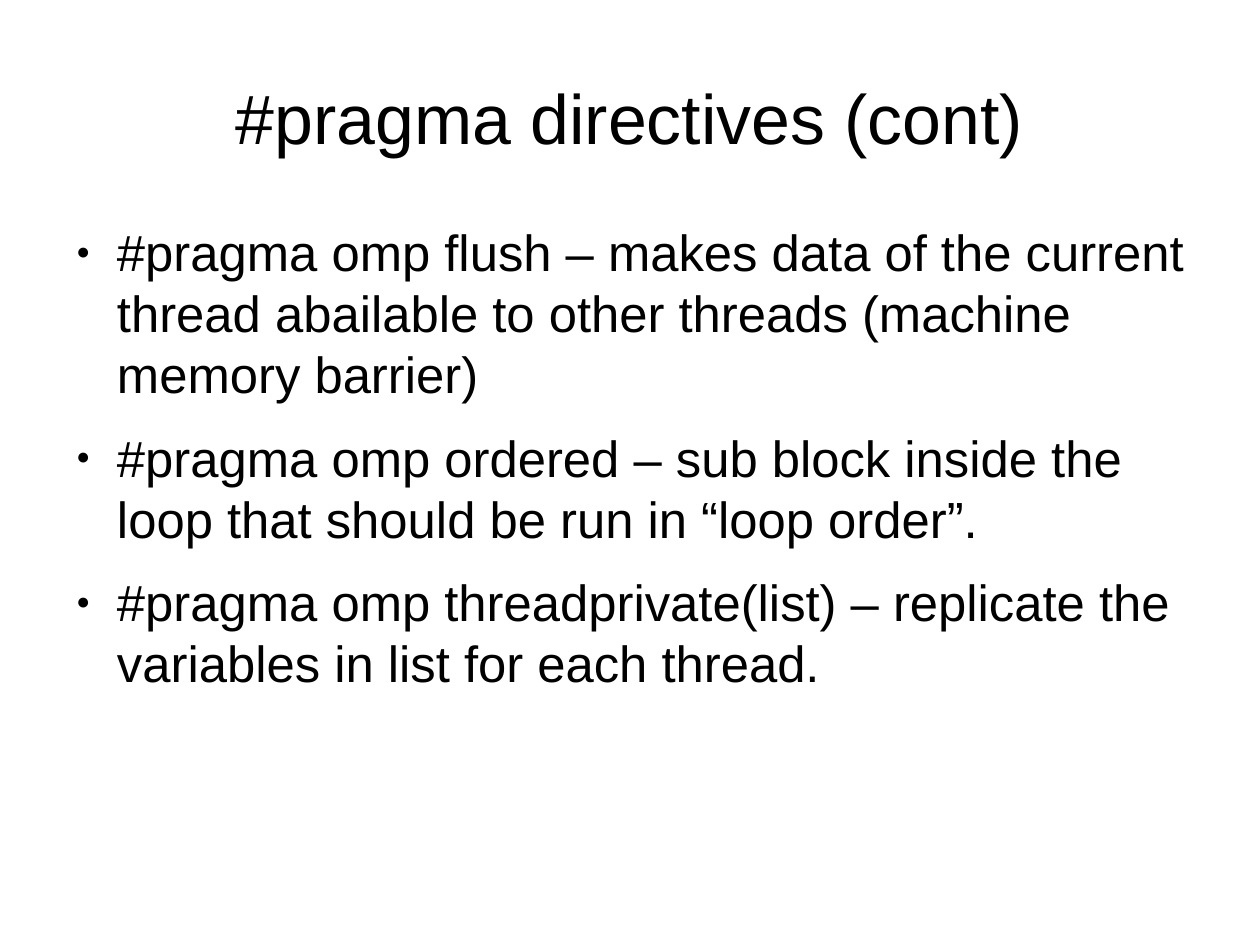
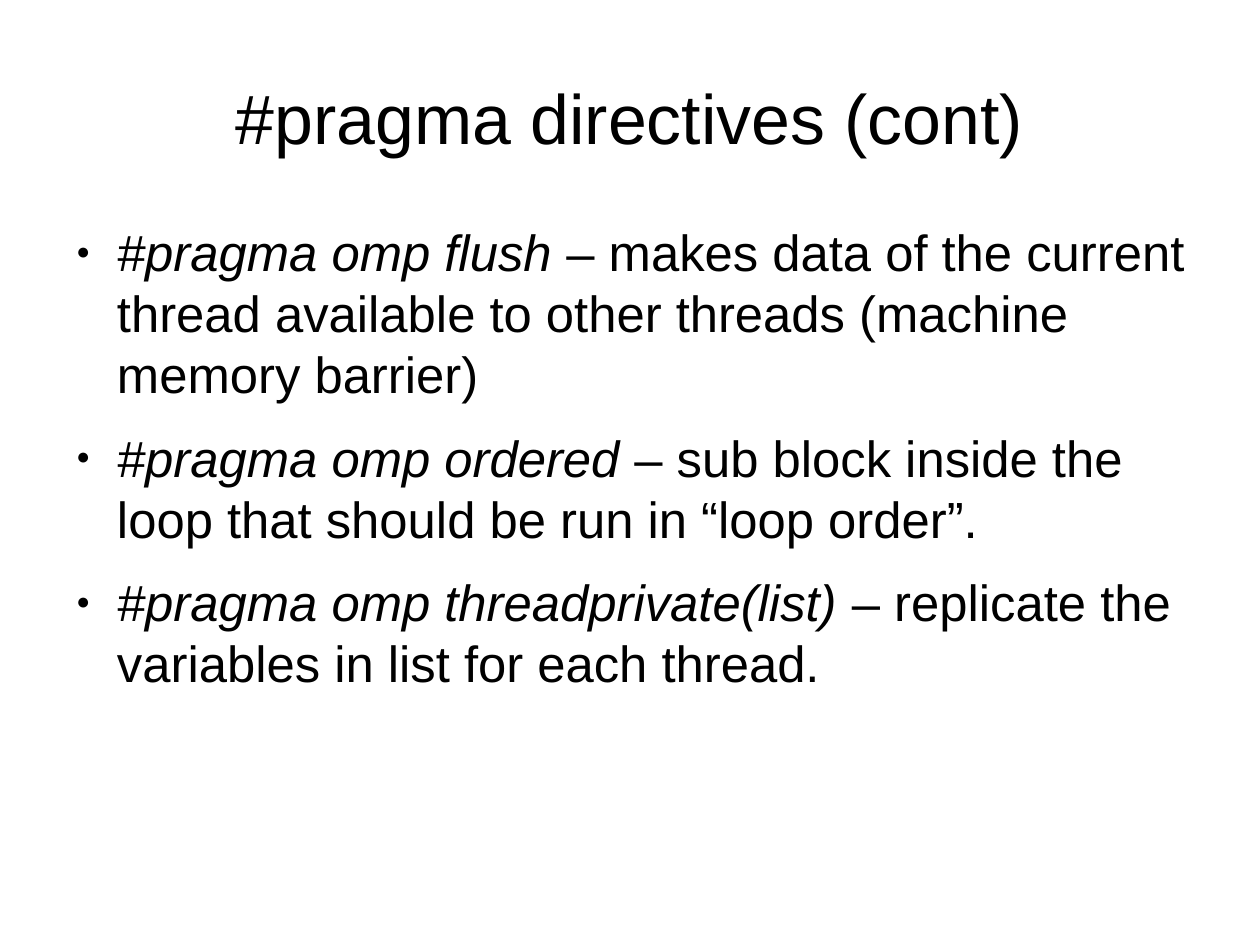
Before and after one commit to veltzer/demos-linux, a slide deck: slide 12 of doc/openmp.odp. Drawn at 1260x945 pixels with LibreOffice and Linux fonts; fonts in the diff are those of the drawing. Boxes give left, top, right and bottom in pixels: in the first picture for what was removed or moved away, otherwise in the second. Text is boxed around its words. In the diff, an @@ line names an element or a change of style, - is before the commit and + after.

```diff
--- a/doc/openmp.odp
+++ b/doc/openmp.odp
@@ text at bbox=[117, 234, 1184, 404]: text changed @@
-● #pragma omp flush – makes data of the current thread abailable to other threads (machine memory barrier)
+● #pragma omp flush – makes data of the current thread available to other threads (machine memory barrier)
@@ text at bbox=[117, 440, 1171, 683]: italic on in "#pragma omp ordered", "#pragma omp threadprivate(list)" @@
```
Also in this commit, not shown: 7 other slides changed, 2 other files.
